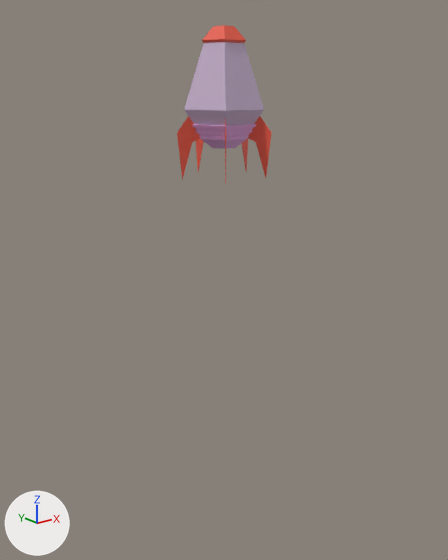
The Blender file Low Poly Rocket.blend as it was, and as the next commit left it.
Camera for both pictures: a camera (50 mm lens) standing at (-7.44, -9.31, 0.92) and looking at (0.02, 0.02, -2.81). Every picture has the same lights, and +X, +Y and +Z are marked at lower left. Mesh edges are drawn as thin lines on the coarser meshes.

Names of what the first picture shows: 'Rocket Asset'.
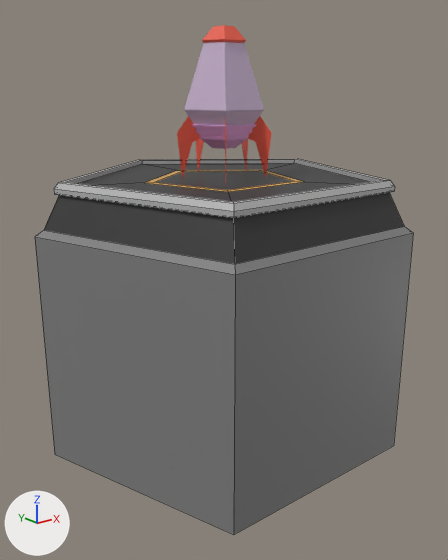
Commit message: Got An Launch Pad

The change, as a list of edits to the scene's bpy script:
```text
Add mat_launchpad_mid:
    mat_launchpad_mid = principled_material('LaunchPad Mid')
    mat_launchpad_mid.base_color = (0.214, 0.214, 0.214)  # grey #7f7f7f
Add mat_launchpad_light:
    mat_launchpad_light = principled_material('LaunchPad Light')
    mat_launchpad_light.base_color = (0.448, 0.448, 0.448)  # grey #b3b3b3
Add mat_launchpad_yellow:
    mat_launchpad_yellow = principled_material('LaunchPad Yellow')
    mat_launchpad_yellow.base_color = (0.748, 0.404, 0.0831)  # orange #e0aa51
Add mat_launchpad_dark:
    mat_launchpad_dark = principled_material('LaunchPad Dark')
    mat_launchpad_dark.base_color = (0.0331, 0.0331, 0.0331)  # black #333333
Add me_circle_003:
    me_circle_003.from_pydata(...)  # 60 vertices, 56 faces; spans x -4.34..4.34, y -3.69..4.56, z -6.72..0.11
    # faces by material slot: [16, 10, 25, 5]
    me_circle_003.materials.append(mat_launchpad_dark)  # black #333333
    me_circle_003.materials.append(mat_launchpad_mid)  # grey #7f7f7f
    me_circle_003.materials.append(mat_launchpad_light)  # grey #b3b3b3
    me_circle_003.materials.append(mat_launchpad_yellow)  # orange #e0aa51
Add ob_launchpad:
    ob_launchpad = bpy.data.objects.new('LaunchPad', me_circle_003)
    ob_launchpad.location = (0.0, 0.0, -0.77)
    ob_launchpad.scale = (0.779, 0.779, 0.779)
```

Where the change shows, as pixel boxes [x1, y1, x2, y2] in the pictures (448 x 560 px):
'LaunchPad', added
    after: [35, 159, 413, 535]
    faces in mat_launchpad_mid (grey #7f7f7f): [35, 226, 413, 535]
    faces in mat_launchpad_dark (black #333333): [44, 163, 404, 264]
    faces in mat_launchpad_light (grey #b2b2b2): [54, 159, 395, 218]
    faces in mat_launchpad_yellow (orange #e0aa51): [145, 170, 303, 192]
